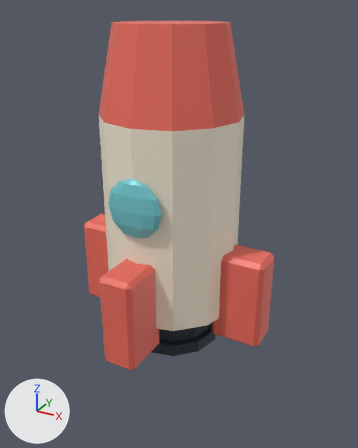
An edit to the glTF model assets/models/rocket_v1/rocket_v1.glb, drawn before and after from the same camera.
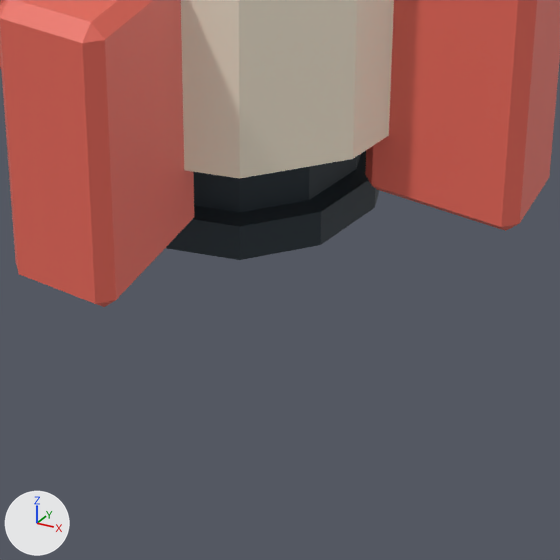
Old and new are each drawn whole from a 50 mm lens placed at (0.983, -1.727, 0.85), pointed at (-0.006, 0.072, -0.05) and again close up on the part from 28% to 76% of the width and 62% to 100% of the height. The lights are fixed; the arrows at lower left show +X, +Y and +Z. The last two pictures show the newer version. Where no turn or scale is listed for an object, it has been applied to the vertices.

Names of what the first close-up shows: 'Rocket / dark nozzle', 'Rocket / fin x 1', 'Rocket / fin y -1', 'Rocket / nozzle lower lip', 'Rocket / paper fuselage'.
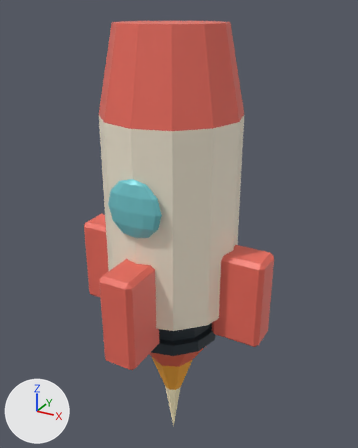
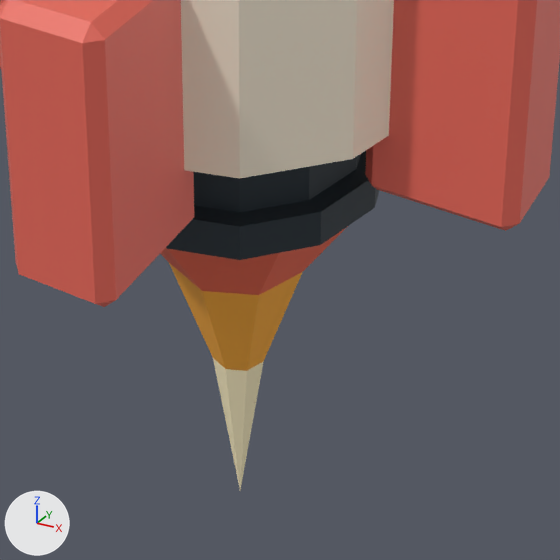
Where the change shows, as pixel boxes (x1, y1, x2, y2) in the close-ups (560 x 560 px):
'Rocket / flame mid', added (orange)
    after: (169, 263, 302, 371)
'Rocket / flame outer', added (red)
    after: (160, 226, 348, 295)
'Rocket / flame core', added (beige)
    after: (213, 358, 264, 490)

The change, as a diff of the scene's bpy script:
```diff
--- a/assets/models/rocket_v1/rocket_v1.glb.py
+++ b/assets/models/rocket_v1/rocket_v1.glb.py
@@ mat_flame_outer @@
+mat_flame_outer = principled_material('Flame outer')
+mat_flame_outer.base_color = (0.905, 0.147, 0.0802)  # red #f46b50
+mat_flame_outer.roughness = 0.6
@@ mat_flame_mid @@
+mat_flame_mid = principled_material('Flame mid')
+mat_flame_mid.base_color = (1.0, 0.434, 0.0437)  # orange #ffb03b
+mat_flame_mid.roughness = 0.6
@@ mat_flame_core @@
+mat_flame_core = principled_material('Flame core')
+mat_flame_core.base_color = (1.0, 0.888, 0.578)  # beige #fff2c8
+mat_flame_core.roughness = 0.6
@@ me_cone_001 @@
+me_cone_001.from_pydata(...)  # an 8-sided cone pointing to -z spanning x -0.21..0.21, y -0.21..0.21, z -0.16..0.16
+me_cone_001.materials.append(mat_flame_outer)  # red #f46b50
@@ me_cone_002 @@
+me_cone_002.from_pydata(...)  # an 8-sided cone pointing to -z spanning x -0.16..0.16, y -0.16..0.16, z -0.24..0.24
+me_cone_002.materials.append(mat_flame_mid)  # orange #ffb03b
@@ me_cone_003 @@
+me_cone_003.from_pydata(...)  # an 8-sided cone pointing to -z spanning x -0.095..0.095, y -0.095..0.095, z -0.32..0.32
+me_cone_003.materials.append(mat_flame_core)  # beige #fff2c8
@@ ob_rocket___flame_outer @@
+ob_rocket___flame_outer = bpy.data.objects.new('Rocket / flame outer', me_cone_001)
+ob_rocket___flame_outer.location = (0.0, 0.0, -0.717)
@@ ob_rocket___flame_mid @@
+ob_rocket___flame_mid = bpy.data.objects.new('Rocket / flame mid', me_cone_002)
+ob_rocket___flame_mid.location = (0.0, 0.0, -0.798)
@@ ob_rocket___flame_core @@
+ob_rocket___flame_core = bpy.data.objects.new('Rocket / flame core', me_cone_003)
+ob_rocket___flame_core.location = (0.0, 0.0, -0.877)
```
